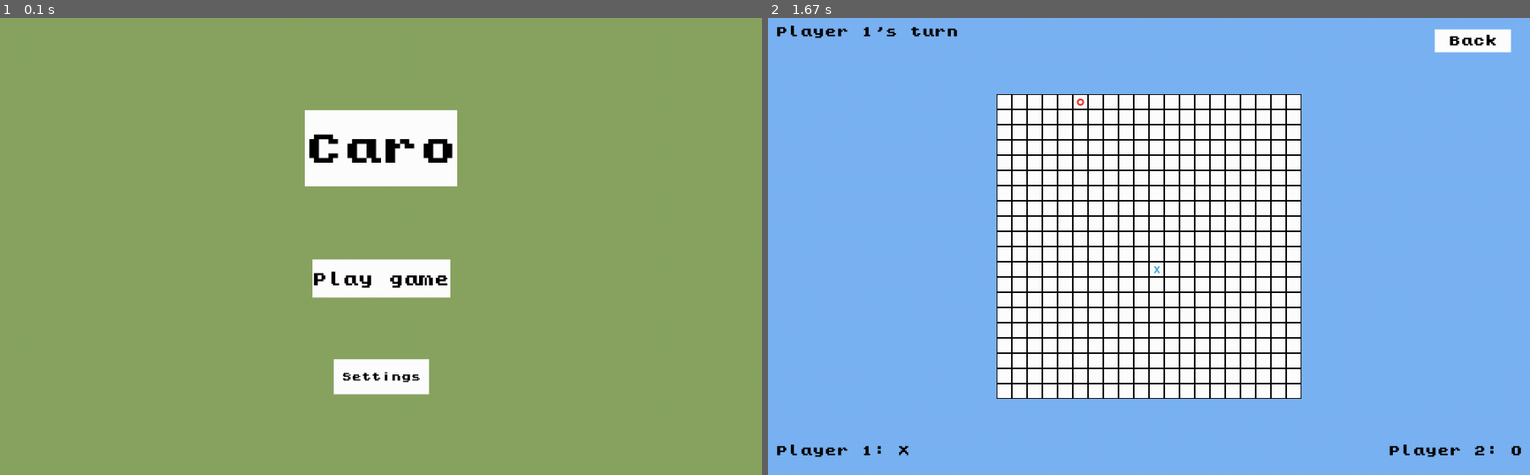
Above: before the commit, frames 1-2 (left to right).
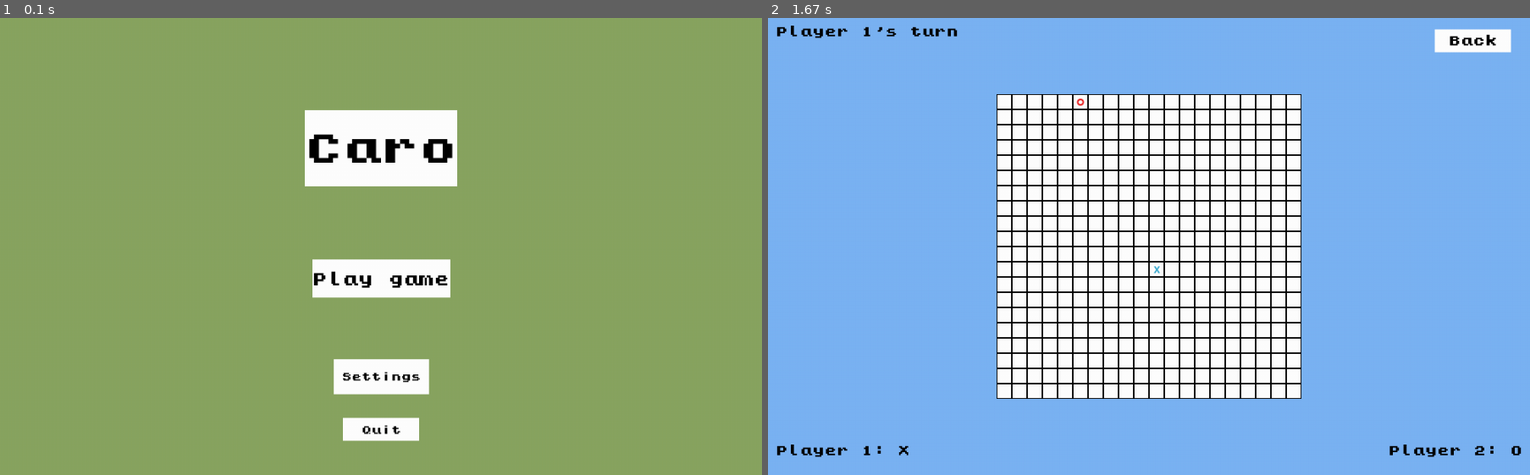
Above: after the commit, the same moments.

Repository: BFCmath/PYGAME_NMCNTT_LT_HK1
Game: pygame game, started from main.py
Two runs of this game, one before a commit and one after it. Both use one fixed random seed, a clock stepped at 60 frames per second and the inputs below.
Inputs (mouse positions are in pixels of both pictures, inside the frame that each line leads up to):
- Up to frame 1 (0.1 s): no input
- Up to frame 2 (1.67 s): click (1149, 278) at 0.38 s; click (1149, 273) at 0.72 s; click (1080, 100) at 1.05 s

The runs differ from the first frame. In frame 1, 0.5% of the frame differs, in the area x 45-55%, y 87-93%; in frame 2, nothing differs.

Commit message:
lien ket check_win_logic vào game

Diff:
--- /dev/null
+++ b/__not_used_yet/a.py
@@ -0,0 +1,163 @@
+import pygame
+
+# Setting
+width_board = 1200
+height_board = 800
+number_width_cell = 8
+number_height_cell = 8
+
+cellLength = int(min((width_board-200)/number_width_cell, (height_board-150)/number_height_cell))
+x1 = int((width_board - number_width_cell*cellLength)/2)
+y1 = int((height_board - number_height_cell*cellLength)/2)
+x2 = width_board - x1
+y2 = height_board - y1
+
+text_color = (0, 0, 0)
+BACKGROUND_COLOR = (255, 255, 255)
+
+p = [[0 for j in range(number_width_cell)] for i in range(number_height_cell)]
+
+# Default
+pygame.init()
+
+screen = pygame.display.set_mode((1200,800))
+pygame.display.set_caption("Game Caro")
+
+font_file_path = None
+
+
+# Function
+def printText(screen, text_content, font_size, antialias, text_color, x, y, LR): #antialias: True/False, LR: True(Left)/False(Right)
+    font = pygame.font.Font(font_file_path, font_size)
+    text = font.render(text_content, antialias, text_color)
+    pygame.draw.rect(screen, BACKGROUND_COLOR, (x, y, text.get_width(), text.get_height()))
+    if(LR == True):
+        screen.blit(text, (x, y))
+    else:
+        screen.blit(text, (x-text.get_width(), y))
+
+def draw_caro_table(width_board,height_board, number_width_cell, number_height_cell):
+    # Vung choi game (max) la HCN bat dau tu (100, 75) --> (width_board - 100, height_board - 75)
+    cellLength = int(min((width_board-200)/number_width_cell, (height_board-150)/number_height_cell))
+    x1 = int((width_board - number_width_cell*cellLength)/2)
+    y1 = int((height_board - number_height_cell*cellLength)/2)
+    x2 = width_board - x1
+    y2 = height_board - y1
+    for x in range(int(x1), int(x2)+1, cellLength):
+        pygame.draw.line(screen, (0, 0, 0), (x, y1), (x, y2), 2)
+    for y in range(int(y1), int(y2)+1, cellLength):
+        pygame.draw.line(screen, (0, 0, 0), (x1, y), (x2, y), 2)
+
+def print_caro_information(screen, text_color, width_board, height_board):
+    #Thong so
+    printText(screen, "Back", 30, False, text_color, width_board - 25, 25, 0)
+    printText(screen, "Player 1's turn!", 30, False, text_color, 25, 25, 1)
+    printText(screen, "Player 1: X", 30, False, text_color, 25 , height_board - 50, True)
+    printText(screen, "Player 2: O", 30, True, text_color, width_board - 25, height_board - 50, False)
+
+def Check_Win(turn, row, col):
+    w = number_width_cell
+    h = number_height_cell
+    count = 0
+    block = 0
+    r = max(row - 1, 0)
+    while (r > -1 and p[r][col] == turn):
+        count = count + 1
+        r = r - 1
+    if r == -1 or p[r][col] == -turn:
+        block = block + 1
+    r = min(row + 1 , h)
+    while ( r < h and p[r][col] == turn):
+        count = count + 1
+        r = r + 1
+    if r == h or p[r][col] == -turn:
+        block = block + 1
+    if (count > 3 and block < 2):
+        return True
+
+    count = 0
+    block = 0
+    c = max(col - 1, 0)
+    while (c > -1 and p[row][c] == turn):
+        count = count + 1
+        c = c - 1
+    if c == -1 or p[row][c] == -turn:
+        block = block + 1
+    c = min(col + 1 , w)
+    while (c < w and p[row][c] == turn):
+        count = count + 1
+        c = c + 1
+    print(c, h)
+    if c == w or p[row][c] == -turn:
+        block = block + 1
+    if (count > 3 and block < 2):
+        return True
+
+    count = 0
+    block = 0
+    i = 1
+    while ( row + i < h and col + i < w and p[row + i][col + i] == turn ):
+        count = count + 1
+        i = i + 1
+    if row + i == h or col + i == w or p[row + i][col + i] == -turn:
+        block = block + 1
+    i = 1
+    while (row - i > -1 and col - i > -1 and p[row - i][col - i] == turn):
+        count = count + 1
+        i = i + 1
+    if row - i == -1 or col - i == w or p[row - i][col - i] == -turn:
+        block = block + 1
+    if (count > 3 and block < 2):
+        return True
+
+    count = 0
+    block = 0
+    i = 1
+    while (row + i < h and col - i > -1 and p[row + i][col - i] == turn  ):
+        count = count + 1
+        i = i + 1
+    if row + i == h or col - i == w or p[row + i][col - i] == -turn:
+        block = block + 1
+    i = 1
+    while (row - i > -1 and col + i < w and p[row - i][col + i] == turn ):
+        count = count + 1
+        i = i + 1
+    if row - i == -1 or col + i == w or p[row - i][col + i] == -turn:
+        block = block + 1
+    if (count > 3 and block < 2):
+        return True
+
+    return False
+
+def Make_Move(screen, turn, row, col):
+    x0 = x1 + (x2-x1)/number_width_cell*(2*col+1)/2-int(cellLength/4)
+    y0 = y1 + (y2-y1)/number_height_cell*(2*row+1)/2-int(cellLength/4)
+    printText(screen, 'X' if turn == 1 else 'O', int(cellLength/1.75), True, text_color, x0, y0, 1)
+    p[row][col] = turn
+    return Check_Win(turn, row, col)
+
+screen.fill(BACKGROUND_COLOR)
+draw_caro_table(width_board, height_board, number_width_cell, number_height_cell)
+print_caro_information(screen, text_color, width_board, height_board)
+running = True
+turn = 1
+#game loop
+while running:
+
+    for event in pygame.event.get():
+        if event.type == pygame.QUIT:
+            pygame.quit()
+        if event.type == pygame.MOUSEBUTTONDOWN and event.button == 1:
+            x, y = event.pos
+            cell_col = int((x - x1)*number_width_cell /(x2-x1))
+            cell_row = int((y - y1)*number_height_cell/(y2-y1))
+
+            if  x2 > x > x1 and y2 > y > y1 and p[cell_row][cell_col] == 0 :
+                T = Make_Move(screen, turn, cell_row, cell_col)
+                if(T == True):
+                    print("Nguoi choi", 'X' if turn == 1 else 'O', "thang cuoc!")
+                turn = -turn
+        elif event.type == pygame.KEYDOWN and event.key == pygame.K_SPACE:
+            print(p)
+    pygame.display.flip()
+pygame.quit()
--- a/__not_used_yet/logic_checkWin.py
+++ /dev/null
@@ -1,32 +0,0 @@
-import numpy
-
-dir_x = numpy.array((-1, -1, 0, 1))
-dir_y = numpy.array((0, -1, -1, 1))
-
-def inside(numRow, numCol, x, y):
-    return (0 <= x <= numRow) and (0 <= y <= numCol)
-
-def checkWin(numRow, numCol, cur_row, cur_col, cnt):
-    ok = False
-    for t in range(4):
-        both = 1
-
-        pre_x = cur_row + dir_x[t]
-        pre_y = cur_col + dir_y[t]
-        if inside(numRow, numCol, pre_x, pre_y):
-            both += cnt[pre_x][pre_y]
-            cnt[cur_row][cur_col][t] = cnt[pre_x][pre_y][7 - t] + 1
-        else:
-            cnt[cur_row][cur_col][t] = 1
-
-        nxt_x = cur_row - dir_x[t]
-        nxt_y = cur_row - dir_y[t]
-        if inside(numRow, numCol, pre_x, pre_y):
-            both += cnt[nxt_x][nxt_y]
-            cnt[cur_row][cur_col][7 - t] = cnt[nxt_x][nxt_y][t]  + 1
-        else:
-            cnt[cur_row][cur_col][7 - t] = 1
-
-        ok |= both >= 5
-
-    return ok
--- /dev/null
+++ b/__not_used_yet/test.py
@@ -0,0 +1,161 @@
+import pygame
+
+# Setting
+width_board = 1200
+height_board = 800
+number_width_cell = 20
+number_height_cell = 20
+
+cellLength = int(min((width_board-200)/number_width_cell, (height_board-150)/number_height_cell))
+x1 = int((width_board - number_width_cell*cellLength)/2)
+y1 = int((height_board - number_height_cell*cellLength)/2)
+x2 = width_board - x1
+y2 = height_board - y1
+
+text_color = (0, 0, 0)
+BACKGROUND_COLOR = (255, 255, 255)
+
+p = [[0 for j in range(number_width_cell)] for i in range(number_height_cell)]
+
+# Default
+pygame.init()
+
+screen = pygame.display.set_mode((1200,800))
+pygame.display.set_caption("Game Caro")
+
+font_file_path = None
+
+
+# Function
+def printText(screen, text_content, font_size, antialias, text_color, x, y, LR): #antialias: True/False, LR: True(Left)/False(Right)
+    font = pygame.font.Font(font_file_path, font_size)
+    text = font.render(text_content, antialias, text_color)
+    pygame.draw.rect(screen, BACKGROUND_COLOR, (x, y, text.get_width(), text.get_height()))
+    if(LR == True):
+        screen.blit(text, (x, y))
+    else:
+        screen.blit(text, (x-text.get_width(), y))
+
+def draw_caro_table(width_board,height_board, number_width_cell, number_height_cell):
+    # Vung choi game (max) la HCN bat dau tu (100, 75) --> (width_board - 100, height_board - 75)
+    cellLength = int(min((width_board-200)/number_width_cell, (height_board-150)/number_height_cell))
+    x1 = int((width_board - number_width_cell*cellLength)/2)
+    y1 = int((height_board - number_height_cell*cellLength)/2)
+    x2 = width_board - x1
+    y2 = height_board - y1
+    for x in range(int(x1), int(x2)+1, cellLength):
+        pygame.draw.line(screen, (0, 0, 0), (x, y1), (x, y2), 2)
+    for y in range(int(y1), int(y2)+1, cellLength):
+        pygame.draw.line(screen, (0, 0, 0), (x1, y), (x2, y), 2)
+
+def print_caro_information(screen, text_color, width_board, height_board):
+    #Thong so
+    printText(screen, "Back", 30, False, text_color, width_board - 25, 25, 0)
+    printText(screen, "Player 1's turn!", 30, False, text_color, 25, 25, 1)
+    printText(screen, "Player 1: X", 30, False, text_color, 25 , height_board - 50, True)
+    printText(screen, "Player 2: O", 30, True, text_color, width_board - 25, height_board - 50, False)
+
+def Check_Win(turn, row, col):
+    w = number_width_cell
+    h = number_height_cell
+    count = 0
+    block = 0
+    r = max(row - 1, 0)
+    while (r > -1 and p[r][col] == turn):
+        count = count + 1
+        r = r - 1
+    if r == -1 or p[r][col] == -turn:
+        block = block + 1
+    r = min(row + 1 , h)
+    while ( r < h and p[r][col] == turn):
+        count = count + 1
+        r = r + 1
+    if r == h or p[r][col] == -turn:
+        block = block + 1
+    if (count > 3 and block < 2):
+        return True
+
+    count = 0
+    block = 0
+    c = max(col - 1, 0)
+    while (c > -1 and p[row][c] == turn):
+        count = count + 1
+        c = c - 1
+    if c == -1 or p[row][c] == -turn:
+        block = block + 1
+    c = min(col + 1 , w)
+    while (c < w and p[row][c] == turn):
+        count = count + 1
+        c = c + 1
+    print(c, h)
+    if c == w or p[row][c] == -turn:
+        block = block + 1
+    if (count > 3 and block < 2):
+        return True
+
+    count = 0
+    block = 0
+    i = 1
+    while ( row + i < h and col + i < w and p[row + i][col + i] == turn ):
+        count = count + 1
+        i = i + 1
+    if row + i == h or col + i == w or p[row + i][col + i] == -turn:
+        block = block + 1
+    i = 1
+    while (row - i > -1 and col - i > -1 and p[row - i][col - i] == turn):
+        count = count + 1
+        i = i + 1
+    if row - i == -1 or col - i == w or p[row - i][col - i] == -turn:
+        block = block + 1
+    if (count > 3 and block < 2):
+        return True
+
+    count = 0
+    block = 0
+    i = 1
+    while (row + i < h and col - i > -1 and p[row + i][col - i] == turn  ):
+        count = count + 1
+        i = i + 1
+    if row + i == h or col - i == w or p[row + i][col - i] == -turn:
+        block = block + 1
+    i = 1
+    while (row - i > -1 and col + i < w and p[row - i][col + i] == turn ):
+        count = count + 1
+        i = i + 1
+    if row - i == -1 or col + i == w or p[row - i][col + i] == -turn:
+        block = block + 1
+    if (count > 3 and block < 2):
+        return True
+
+    return False
+
+def Make_Move(screen, turn, row, col):
+    x0 = x1 + (x2-x1)/number_width_cell*(2*col+1)/2-int(cellLength/4)
+    y0 = y1 + (y2-y1)/number_height_cell*(2*row+1)/2-int(cellLength/4)
+    printText(screen, 'X' if turn == 1 else 'O', int(cellLength/1.75), True, text_color, x0, y0, 1)
+    p[row][col] = turn
+    return Check_Win(turn, row, col)
+
+screen.fill(BACKGROUND_COLOR)
+draw_caro_table(width_board, height_board, number_width_cell, number_height_cell)
+print_caro_information(screen, text_color, width_board, height_board)
+running = True
+turn = 1
+#game loop
+while running:
+
+    for event in pygame.event.get():
+        if event.type == pygame.QUIT:
+            pygame.quit()
+        if event.type == pygame.MOUSEBUTTONDOWN and event.button == 1:
+            x, y = event.pos
+            cell_col = int((x - x1)*number_width_cell /(x2-x1))
+            cell_row = int((y - y1)*number_height_cell/(y2-y1))
+
+            if  x2 > x > x1 and y2 > y > y1 and p[cell_row][cell_col] == 0 :
+                T = Make_Move(screen, turn, cell_row, cell_col)
+                if(T == True):
+                    print("Nguoi choi", 'X' if turn == 1 else 'O', "thang cuoc!")
+                turn = -turn
+    pygame.display.flip()
+pygame.quit()
--- a/_logic/play_game_logic.py
+++ b/_logic/play_game_logic.py
@@ -4,6 +4,7 @@
 from game_setting import PlayGame,Board
 from singleton import Singleton
 from cell import Cell
+from check_win_logic import check_win
 class PlayGameLogic:
     def __init__(self,screen, back_button, cell_list):
         self.back_button = back_button
@@ -35,9 +36,22 @@
 
     def handle_caro_board_logic(self,event):
         for row in range(self.row_cells):
-                for col in range(self.col_cells):
-                    content = self.cell_list[row][col].check_click(event.pos)
-                    if content == 'O':
-                        self.logic_caro_board[row][col]=-1
-                    elif content == 'X':
-                        self.logic_caro_board[row][col]=1
+            for col in range(self.col_cells):
+                content = self.cell_list[row][col].check_click(event.pos)
+                if content == 'O':
+                    print(row,col)
+                    self.logic_caro_board[row][col]=-1
+                    self.win_logic(row,col)
+                    self.change_turn()
+                elif content == 'X':
+                    print(row,col)
+                    self.logic_caro_board[row][col]=1
+                    self.win_logic(row,col)
+                    self.change_turn()
+    def win_logic(self,row,col):
+        turn = 1 if Singleton.turn == 1 else -1
+        if(check_win(turn,row,col,self.logic_caro_board,self.row_cells,self.col_cells)):
+            # print(self.logic_caro_board)
+            print("win")
+    def change_turn(self):
+        Singleton.turn = 1 if Singleton.turn == 0 else 0
--- a/_visual/menu_visual.py
+++ b/_visual/menu_visual.py
@@ -9,6 +9,7 @@
         self.draw_button(self.screen,Menu.TITLE_RECT, Menu.TITLE_TEXT,Menu.TITLE_TEXT_SIZE,Menu.FONT,Menu.BUTTON_COLOR,Menu.BUTTON_TEXT_COLOR)
         play_button = self.draw_button(self.screen,Menu.PLAY_BUTTON_RECT, Menu.PLAY_TEXT,Menu.PLAY_BUTTON_SIZE,Menu.FONT,Menu.BUTTON_COLOR,Menu.BUTTON_TEXT_COLOR)
         setting_button = self.draw_button(self.screen,Menu.SETTINGS_BUTTON_RECT, Menu.SETTINGS_TEXT,Menu.SETTINGS_BUTTON_SIZE,Menu.FONT,Menu.BUTTON_COLOR,Menu.BUTTON_TEXT_COLOR)
+        quit_button = self.draw_button(self.screen,Menu.QUIT_BUTTON_RECT, Menu.QUIT_TEXT,Menu.QUIT_BUTTON_SIZE,Menu.FONT,Menu.BUTTON_COLOR,Menu.BUTTON_TEXT_COLOR)
         # ve button
         pygame.display.update()
         return play_button,setting_button
--- a/cell.py
+++ b/cell.py
@@ -21,17 +21,16 @@
     def check_click(self, mouse_pos):
         if(self.rect.collidepoint(mouse_pos)):
             self.draw_sign()
-        return self.content
+            return self.content
+        return None
 
     def draw_sign(self):
         if self.content is None:
             if(Singleton.turn==0):
                 _color = CellSetting.SIGN_COLOR[Singleton.turn]
-                Singleton.turn =1
                 self.content = 'X'
             else:
                 _color = CellSetting.SIGN_COLOR[Singleton.turn]
-                Singleton.turn = 0
                 self.content = 'O'
            # Set the font for rendering the 'X'
             self.font = pygame.font.Font(CellSetting.SIGN_FONT, self.edge_size)  # Make sure PlayGame.FONT points to a valid font file
--- /dev/null
+++ b/check_win_logic.py
@@ -0,0 +1,70 @@
+def check_win(turn, row, col,matrix,row_cell,col_cell):
+    count = 0
+    block = 0
+    r = max(row - 1, 0)
+    while (r > -1 and matrix[r][col] == turn):
+        count = count + 1
+        r = r - 1
+    if r == -1 or matrix[r][col] == -turn:
+        block = block + 1
+    r = min(row + 1 , row_cell)
+    while ( r < row_cell and matrix[r][col] == turn):
+        count = count + 1
+        r = r + 1
+    if r == row_cell or matrix[r][col] == -turn:
+        block = block + 1
+    if (count > 3 and block < 2):
+        return True
+
+    count = 0
+    block = 0
+    c = max(col - 1, 0)
+    while (c > -1 and matrix[row][c] == turn):
+        count = count + 1
+        c = c - 1
+    if c == -1 or matrix[row][c] == -turn:
+        block = block + 1
+    c = min(col + 1 , col_cell)
+    while (c < col_cell and matrix[row][c] == turn):
+        count = count + 1
+        c = c + 1
+    if c == col_cell or matrix[row][c] == -turn:
+        block = block + 1
+    if (count > 3 and block < 2):
+        return True
+
+    count = 0
+    block = 0
+    i = 1
+    while ( row + i < row_cell and col + i < col_cell and matrix[row + i][col + i] == turn ):
+        count = count + 1
+        i = i + 1
+    if row + i == row_cell or col + i == col_cell or matrix[row + i][col + i] == -turn:
+        block = block + 1
+    i = 1
+    while (row - i > -1 and col - i > -1 and matrix[row - i][col - i] == turn):
+        count = count + 1
+        i = i + 1
+    if row - i == -1 or col - i == col_cell or matrix[row - i][col - i] == -turn:
+        block = block + 1
+    if (count > 3 and block < 2):
+        return True
+
+    count = 0
+    block = 0
+    i = 1
+    while (row + i < row_cell and col - i > -1 and matrix[row + i][col - i] == turn  ):
+        count = count + 1
+        i = i + 1
+    if row + i == row_cell or col - i == col_cell or matrix[row + i][col - i] == -turn:
+        block = block + 1
+    i = 1
+    while (row - i > -1 and col + i < col_cell and matrix[row - i][col + i] == turn ):
+        count = count + 1
+        i = i + 1
+    if row - i == -1 or col + i == col_cell or matrix[row - i][col + i] == -turn:
+        block = block + 1
+    if (count > 3 and block < 2):
+        return True
+
+    return False
--- a/game_setting.py
+++ b/game_setting.py
@@ -26,11 +26,14 @@
     SETTINGS_BUTTON_RECT = calculate_rect_size(1/2,11/14,1/8,1/13)
     SETTINGS_BUTTON_SIZE = 13
 
+    QUIT_BUTTON_RECT = calculate_rect_size(1/2,0.9,0.1,0.05)
+    QUIT_BUTTON_SIZE = 13
     BUTTON_COLOR = (255, 255, 255)  # White
     BUTTON_TEXT_COLOR = (0, 0, 0)  # Black
     TITLE_TEXT = 'Caro'
     PLAY_TEXT = 'Play game'
     SETTINGS_TEXT = 'Settings'
+    QUIT_TEXT = 'Quit'
     FONT = 'kongtext.ttf'
 
 class Settings:
Not shown, removed: __not_used_yet/.py
